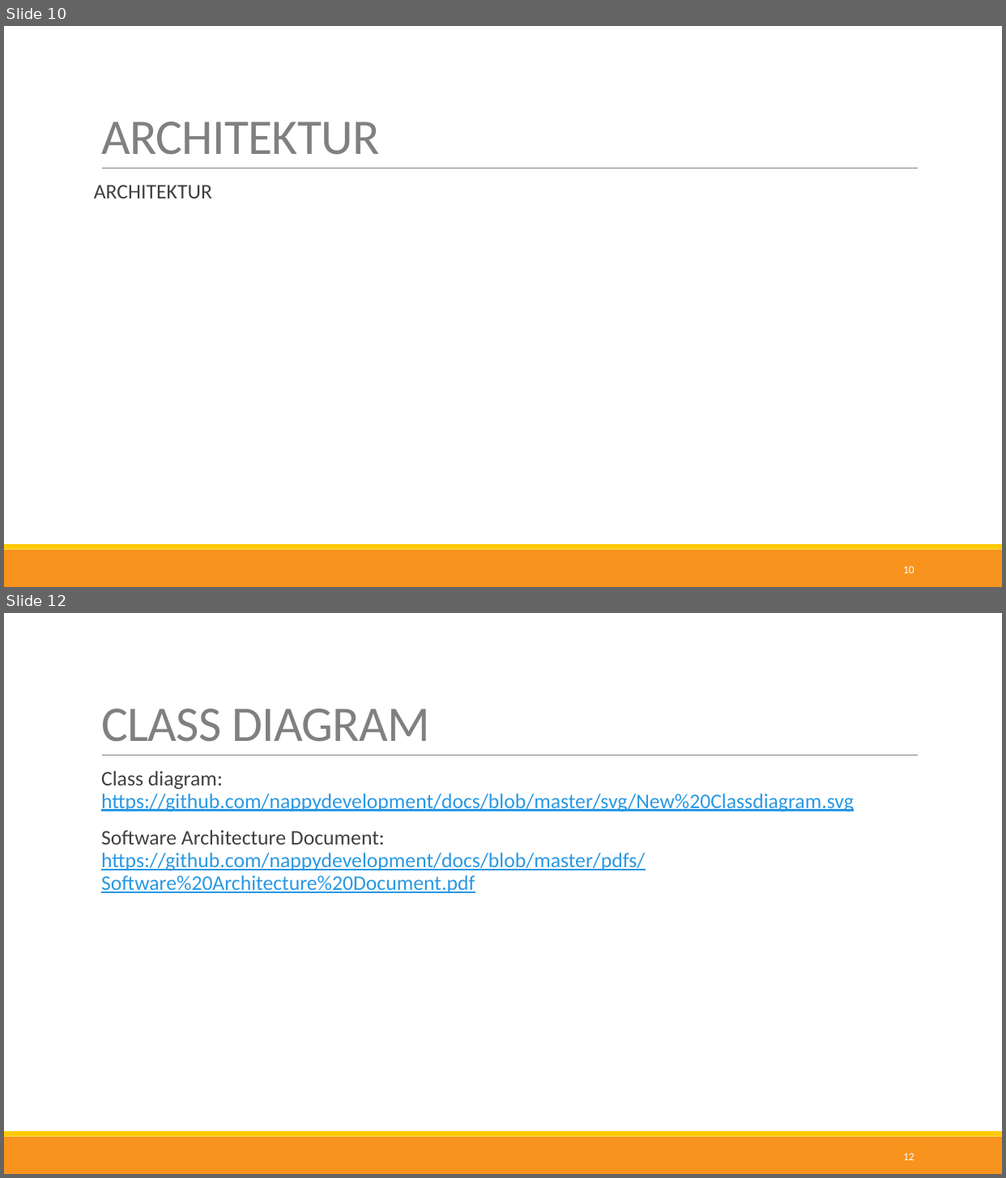
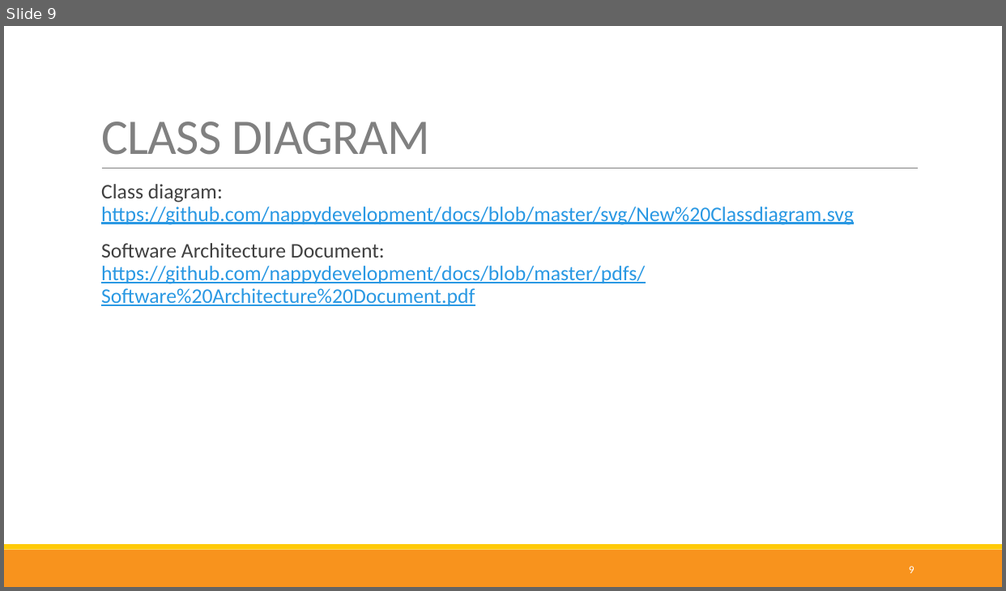
Before and after one commit to nappydevelopment/Nappy-the-ingenious-docs, a slide deck: Midterm-PPP.pptx. Shown one above the other, each under a label of ours: slides 10 and 12 before the commit, slide 9 after it; the slides between them are not shown. The pictures are 1006x1178 and 1006x591 pixels, drawn with LibreOffice and Linux fonts; fonts in the diff are those of the drawing. Boxes give left, top, right and bottom in pixels: in the first picture for what was removed or moved away, otherwise in the second. Text is boxed around its words. In the diff, an @@ line names an element or a change of style, - is before the commit and + after.

```diff
--- a/Midterm-PPP.pptx
+++ b/Midterm-PPP.pptx
@@ slide 10 removed at box(4, 26, 1002, 587), background #FFFFFF; not listed: 3 template elements that a slide beside it also shows @@
@@ title removed at box(101, 122, 380, 155) @@
-ARCHITEKTUR
@@ text removed at box(94, 185, 212, 199) @@
-ARCHITEKTUR
@@ page number removed at box(903, 566, 914, 574) @@
-10
@@ what was slide 12 is now slide 9 @@
@@ page number at box(909, 566, 914, 574): text changed @@
-12
+9
```
Also in this commit, not shown: 2 slides changed, 1 slide added, 1 other slide removed.
